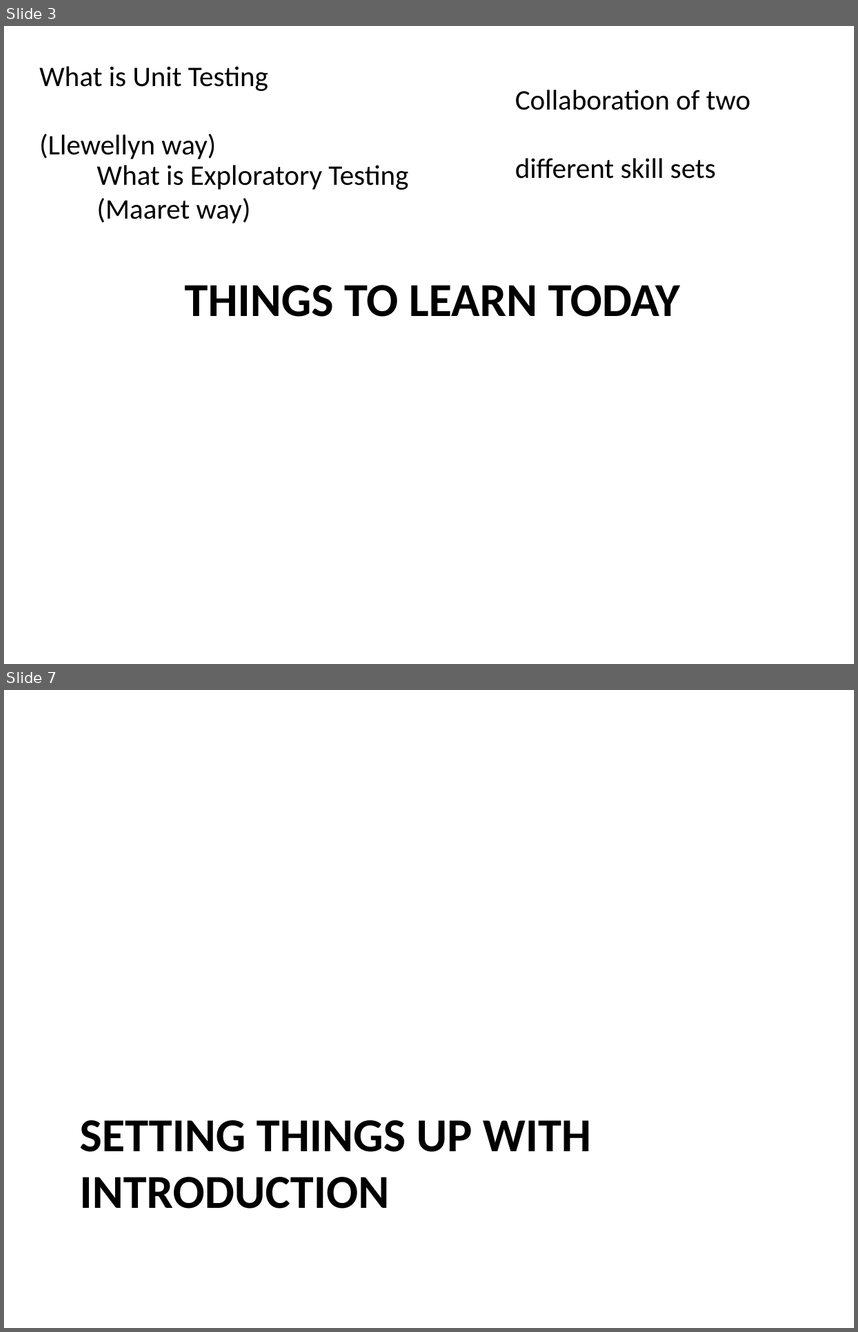
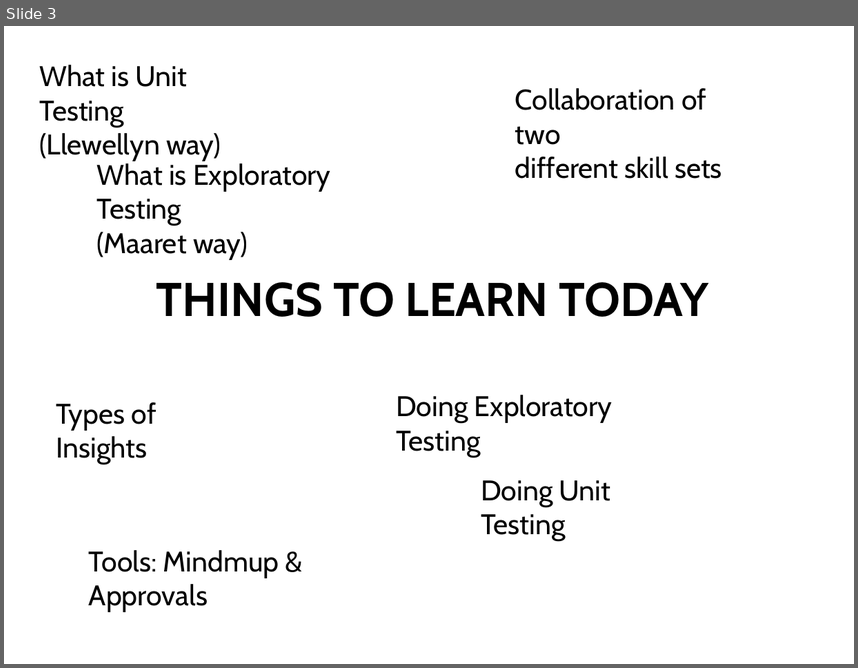
Before and after one commit to isidore/darkFunction-Editor, a slide deck: Courseware/Slides.pptx. Shown one above the other, each under a label of ours: slides 3 and 7 before the commit, slide 3 after it; the slides between them are not shown. The pictures are 858x1332 and 858x668 pixels, drawn with LibreOffice and Linux fonts; fonts in the diff are those of the drawing. Boxes give left, top, right and bottom in pixels: in the first picture for what was removed or moved away, otherwise in the second. Text is boxed around its words. In the diff, an @@ line names an element or a change of style, - is before the commit and + after.

```diff
--- a/Courseware/Slides.pptx
+++ b/Courseware/Slides.pptx
@@ slide 7 removed at [4,690,854,1328], background #FFFFFF @@
@@ title removed at [80,1120,591,1208] @@
-SETTING THINGS UP WITH INTRODUCTION
@@ slide 3 changed as well @@
@@ font Calibri to Cabin in 4 elements at [156,282,708,316], [39,65,221,161], [97,163,331,260], [515,88,722,178] @@
@@ text added at [396,394,613,457], 24 pt, text #000000 @@
+Doing Exploratory Testing
@@ text added at [56,402,156,464], 24 pt, text #000000 @@
+Types of Insights
@@ text added at [481,480,611,541], 24 pt, text #000000 @@
+Doing Unit Testing
@@ text added at [89,550,279,612], 24 pt, text #000000 @@
+Tools: Mindmup & Approvals
```
Also in this commit, not shown: 4 other slides changed, 7 slides added, 1 other slide removed.
